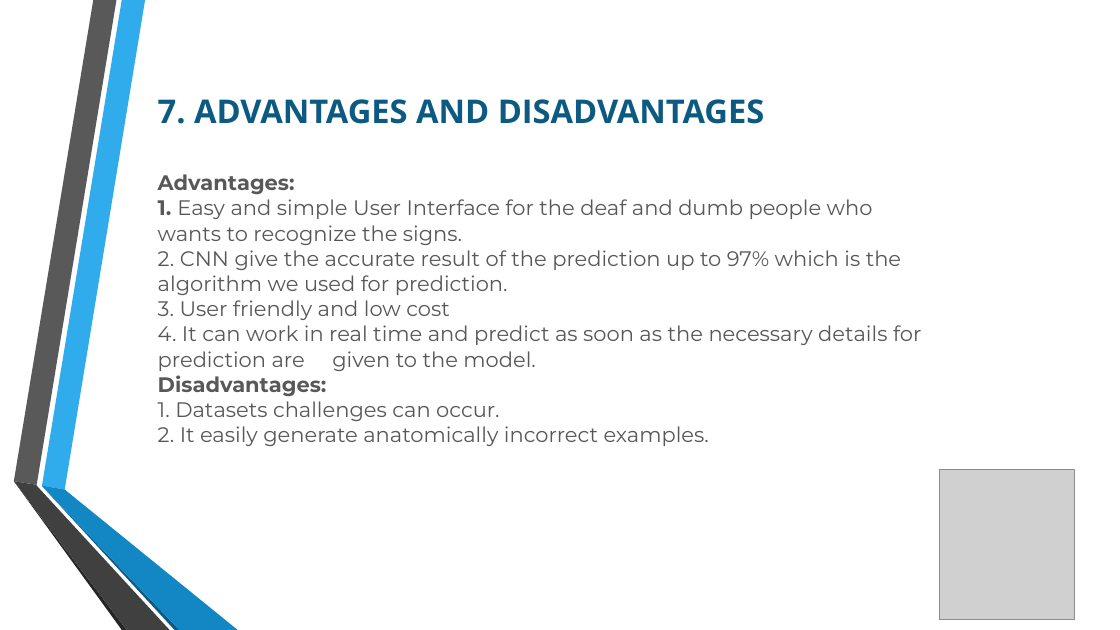
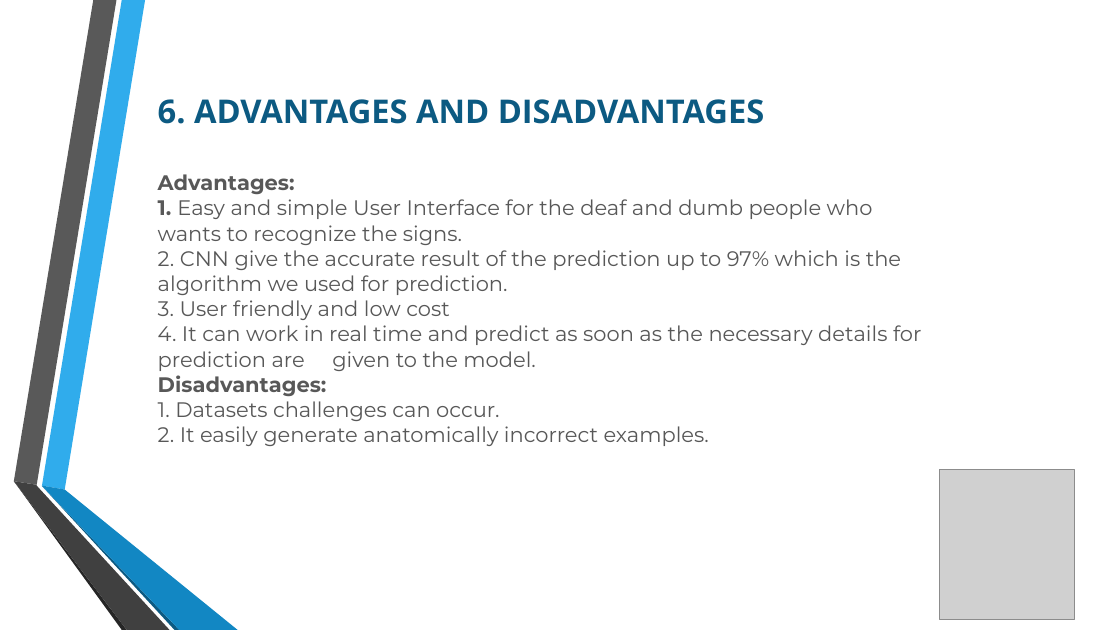
Before and after one commit to SmartPracticeschool/llSPS-INT-3819-Conversation-Engine-for-Deaf-and-Dumb, a slide deck: slide 8 of Documentation and PPT/Conversation engine for deaf and dumb.pptx. Drawn at 1120x630 pixels with LibreOffice and Linux fonts; fonts in the diff are those of the drawing; grey boxes stand for pictures; background and template pictures are left out. Boxes give left, top, right and bottom in pixels: in the first picture for what was removed or moved away, otherwise in the second. Text is boxed around its words. In the diff, an @@ line names an element or a change of style, - is before the commit and + after.

```diff
--- a/Documentation and PPT/Conversation engine for deaf and dumb.pptx
+++ b/Documentation and PPT/Conversation engine for deaf and dumb.pptx
@@ title at [158,99,921,446]: text changed @@
-7. ADVANTAGES AND DISADVANTAGES
-Advantages:
-1. Easy and simple User Interface for the deaf and dumb people who wants to recognize the signs.
-2. CNN give the accurate result of the prediction up to 97% which is the algorithm we used for prediction.
-3. User friendly and low cost
-4. It can work in real time and predict as soon as the necessary details for prediction are given to the model.
-Disadvantages:
-1. Datasets challenges can occur.
-2. It easily generate anatomically incorrect examples.
+6. ADVANTAGES AND DISADVANTAGES
+Advantages:
+1. Easy and simple User Interface for the deaf and dumb people who wants to recognize the signs.
+2. CNN give the accurate result of the prediction up to 97% which is the algorithm we used for prediction.
+3. User friendly and low cost
+4. It can work in real time and predict as soon as the necessary details for prediction are given to the model.
+Disadvantages:
+1. Datasets challenges can occur.
+2. It easily generate anatomically incorrect examples.
```
Also in this commit, not shown: 3 other slides changed.
